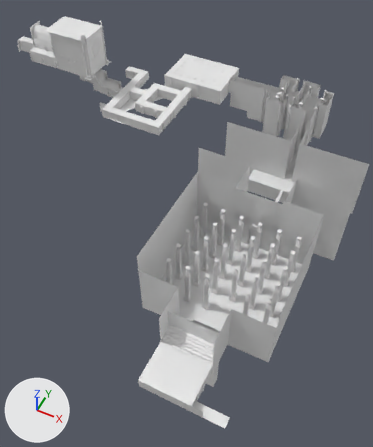
Before and after pictures for a commit that changed the glTF model client/assets/level.glb.
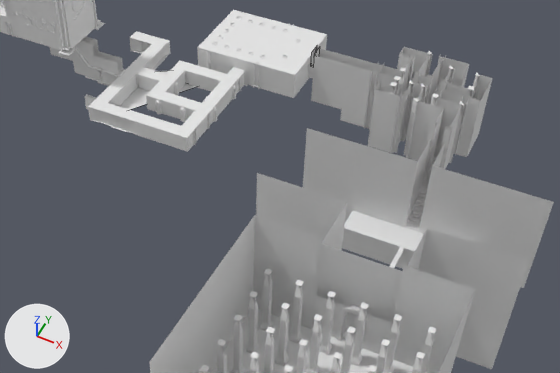
Each version is shown whole from a camera (50 mm lens) standing at (95.2, -94.5, 72.2) and looking at (59.1, -22.3, -18.0), then close up on the part from 14% to 100% of the width and 11% to 59% of the height. Lighting does not change. The marker at lower left points along +X, +Y and +Z. The close-ups show mesh edges as thin lines. Objects named as collision shapes, trigger or cutter boxes, shadow casters or lower levels of detail are left out. Where no turn or scale is listed for an object, it has been applied to the vertices. Vertices at the same position are counted once.

In view in the first close-up: 'spawners', 'world1', 'world2', 'world3', 'world4'.
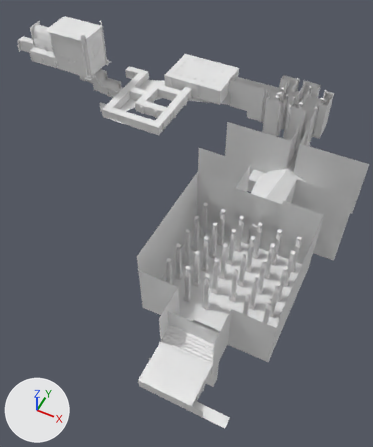
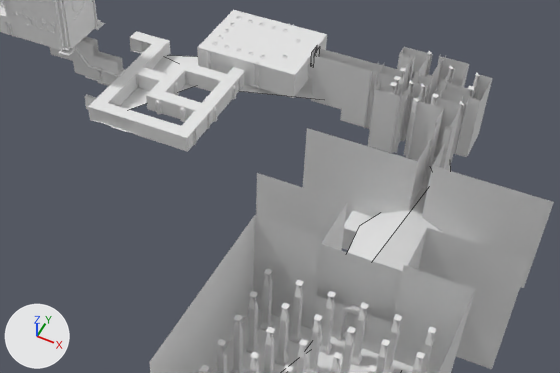
Boxes [x1, y1, x2, y2] around the edits, measured in the close-ups (560 x 373 px):
'spawners', reshaped: before [120, 70, 195, 110]; after [120, 55, 451, 350]

The change in detail:
me_plane is used by ob_spawners; location (0.0, 0.0, 0.0).
me_plane had 4 vertices, 2 faces and spanned x 29.9..45.0, y -8.3..14.8, z -6.7..-6.5.
me_plane now has 13 vertices, 11 faces and spans x 29.8..83.6, y -41.1..21.5, z -15.9..-6.5.
Part 1, on me_plane:
3 vertices are removed from x 29.9..45.0, y 5.1..14.8, z -6.7..-6.5.
2 faces are deleted.
12 vertices are added at x 29.8..83.6, y -41.1..21.5, z -15.9..-6.5.
11 new faces join them.
